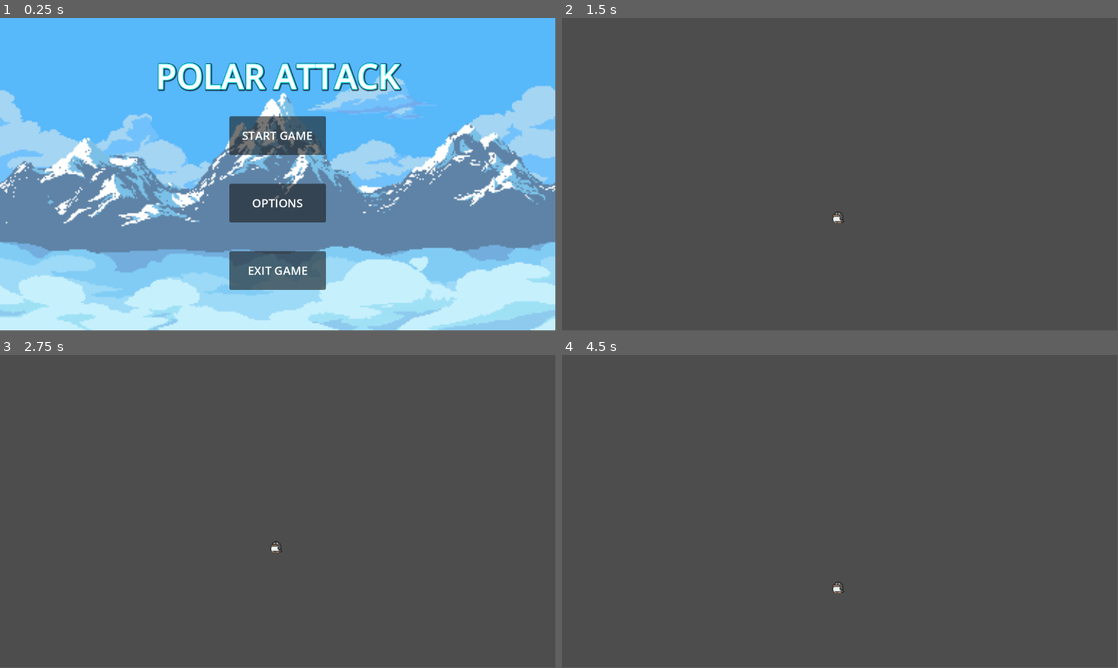
Above: before the commit, frames 1-4 (two rows, left to right).
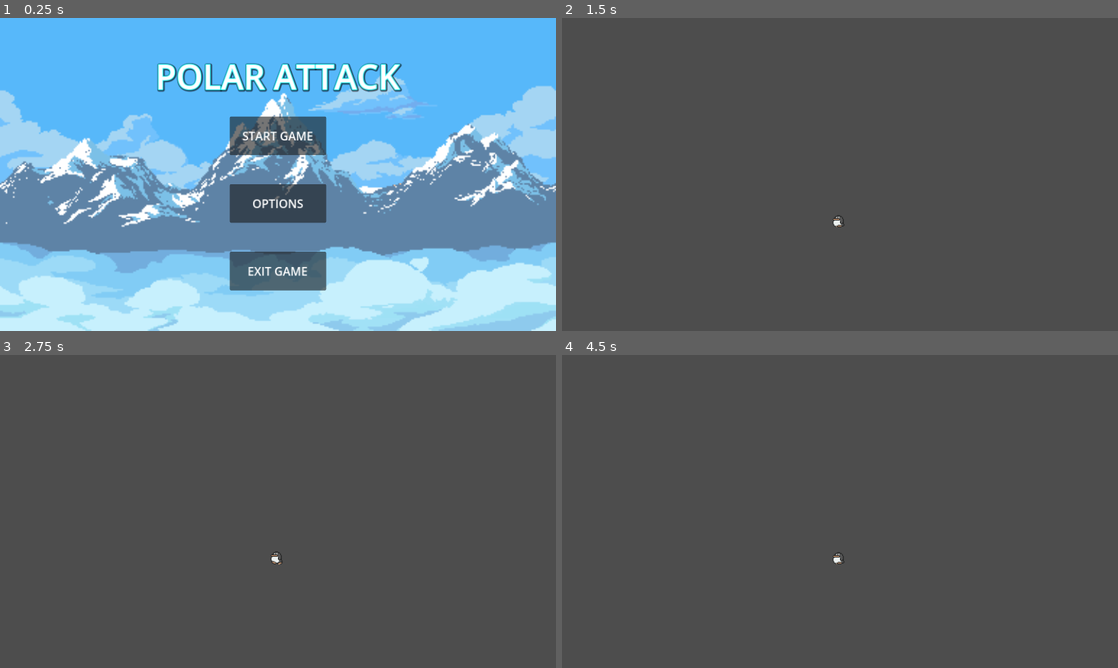
Above: after the commit, the same moments.

Repository: fossaplex/PolarAttack
Game: Godot game, scene res://Scenes/MainMenu/main_menu.tscn
Same seed, same stepped clock (60 frames per second), same inputs: the game is played once before the commit and once after it.
Inputs (mouse positions are in pixels of both pictures, inside the frame that each line leads up to):
- Up to frame 1 (0.25 s): no input
- Up to frame 2 (1.5 s): click "START GAME" at 0.5 s; tap Enter (ui_accept) at 1.25, 1.35 s; move the mouse to (962, 158) at 1.27 s; hold D (move_right, bound only after the commit) from 1.28 s (still down); click (962, 158) at 1.42 s
- Up to frame 3 (2.75 s): keep holding D (move_right, bound only after the commit); tap Enter (ui_accept) at 1.52, 1.82, 2.27, 2.3, 2.57 s; move the mouse to (166, 527) at 2.02 s; click (166, 527) at 2.1 s
- Up to frame 4 (4.5 s): move the mouse to (895, 442) at 2.77 s; release D (move_right, bound only after the commit) at 2.78 s; hold A (move_left) 2.78-3.53 s; right-click (895, 442) at 2.85 s; tap Enter (ui_accept) at 3.05, 3.6, 3.77, 4.07 s; move the mouse to (812, 574) at 3.52 s; hold D (move_right, bound only after the commit) from 3.53 s (still down); click (812, 574) at 3.67 s; move the mouse to (1006, 558) at 4.27 s; click (1006, 558) at 4.35 s
In our replay, the window is 799x449 before the commit and 800x450 after it. These sizes can differ from the game's own. Grey fills any space a smaller window leaves; there, only what the larger window draws over its background counts as a difference.

The runs differ from the first frame. In frame 1, 4.5% of the frame differs, in the area x 0-100%, y 0-100%; in frame 2, less than 0.1%; in frame 3, less than 0.1%; in frame 4, less than 0.1%.
Error after the commit: Parse Error: Function "flip_spriate()" not found in base self. (res://Scenes/Player/Player.gd:13)

Commit message:
[PA-4] player control

Diff:
--- a/Scenes/CharacterBody2D.gd
+++ /dev/null
@@ -1,28 +0,0 @@
-extends CharacterBody2D
-
-
-const SPEED = 300.0
-const JUMP_VELOCITY = -400.0
-
-# Get the gravity from the project settings to be synced with RigidBody nodes.
-var gravity = ProjectSettings.get_setting("physics/2d/default_gravity")
-
-
-func _physics_process(delta):
-	# Add the gravity.
-	if not is_on_floor():
-		velocity.y += gravity * delta
-
-	# Handle jump.
-	if Input.is_action_just_pressed("ui_accept") and is_on_floor():
-		velocity.y = JUMP_VELOCITY
-
-	# Get the input direction and handle the movement/deceleration.
-	# As good practice, you should replace UI actions with custom gameplay actions.
-	var direction = Input.get_axis("ui_left", "ui_right")
-	if direction:
-		velocity.x = direction * SPEED
-	else:
-		velocity.x = move_toward(velocity.x, 0, SPEED)
-
-	move_and_slide()
--- a/Scenes/Levels/Level.tscn
+++ b/Scenes/Levels/Level.tscn
@@ -1,19 +1,9 @@
-[gd_scene load_steps=3 format=3 uid="uid://v0wxmchyy8hw"]
+[gd_scene load_steps=2 format=3 uid="uid://v0wxmchyy8hw"]
 
-[ext_resource type="PackedScene" uid="uid://bw72hruorpjco" path="res://Scenes/Player.tscn" id="1_lqisk"]
-
-[sub_resource type="RectangleShape2D" id="RectangleShape2D_g10j0"]
-size = Vector2(503, 120)
+[ext_resource type="PackedScene" uid="uid://bw72hruorpjco" path="res://Scenes/Player/Player.tscn" id="1_siijq"]
 
 [node name="Level" type="Node2D"]
 position = Vector2(1, 0)
 
-[node name="PlayerObject" parent="." instance=ExtResource("1_lqisk")]
+[node name="PlayerObject" parent="." instance=ExtResource("1_siijq")]
 position = Vector2(572, 433)
-
-[node name="TempPlatform" type="StaticBody2D" parent="."]
-position = Vector2(582, 559)
-
-[node name="TempPlatformCollision" type="CollisionShape2D" parent="TempPlatform"]
-position = Vector2(-8, -1)
-shape = SubResource("RectangleShape2D_g10j0")
--- a/Scenes/Player.tscn
+++ /dev/null
@@ -1,24 +0,0 @@
-[gd_scene load_steps=4 format=3 uid="uid://bw72hruorpjco"]
-
-[ext_resource type="Texture2D" uid="uid://j72r5deby7vj" path="res://Graphics/Spritesheets/Idle.png" id="1_07e6w"]
-[ext_resource type="Script" path="res://Scenes/CharacterBody2D.gd" id="2_qdmw5"]
-
-[sub_resource type="CapsuleShape2D" id="CapsuleShape2D_f2yw6"]
-radius = 9.0
-height = 22.0
-
-[node name="Player2D" type="Node2D"]
-position = Vector2(1, 6)
-
-[node name="CharacterBody2D" type="CharacterBody2D" parent="."]
-position = Vector2(0, 0.5)
-scale = Vector2(1.51, 1.534)
-script = ExtResource("2_qdmw5")
-
-[node name="Sprite2D" type="Sprite2D" parent="CharacterBody2D"]
-texture = ExtResource("1_07e6w")
-hframes = 2
-
-[node name="PlayerHitbox" type="CollisionShape2D" parent="CharacterBody2D"]
-position = Vector2(0, -8)
-shape = SubResource("CapsuleShape2D_f2yw6")
--- /dev/null
+++ b/Scenes/Player/Player.gd
@@ -0,0 +1,25 @@
+extends CharacterBody2D
+
+@export var SPEED = 300.0
+
+@onready var ap = $AnimationPlayer
+@onready var sprite = $Sprite2D
+
+func _process(delta):
+	var direction = Input.get_vector("move_left", "move_right", "move_up", "move_down")
+	velocity = direction * SPEED
+
+	var horizontal_direction = Input.get_axis("move_left", "move_right")
+	flip_spriate(horizontal_direction)
+
+	move_and_slide()
+	update_animation(direction)
+
+func flip_sprite(horizontal_direction: float):
+		if horizontal_direction != 0: sprite.flip_h = horizontal_direction == 1
+
+func update_animation(direction: Vector2):
+	if direction == Vector2.ZERO:
+		ap.play("idle")
+	else:
+		ap.play("walk")
--- /dev/null
+++ b/Scenes/Player/Player.tscn
@@ -0,0 +1,216 @@
+[gd_scene load_steps=10 format=3 uid="uid://bw72hruorpjco"]
+
+[ext_resource type="Script" path="res://Scenes/Player/Player.gd" id="1_ty1sm"]
+[ext_resource type="Texture2D" uid="uid://j72r5deby7vj" path="res://Graphics/Spritesheets/Idle.png" id="2_4qb6i"]
+[ext_resource type="Texture2D" uid="uid://43lfb3lyefnb" path="res://Graphics/Spritesheets/Walk.png" id="3_4y3tl"]
+
+[sub_resource type="RectangleShape2D" id="RectangleShape2D_slhe2"]
+size = Vector2(503, 120)
+
+[sub_resource type="CapsuleShape2D" id="CapsuleShape2D_f2yw6"]
+radius = 5.26293
+height = 11.049
+
+[sub_resource type="Animation" id="Animation_2cppf"]
+resource_name = "idle"
+length = 0.5
+loop_mode = 1
+tracks/0/type = "value"
+tracks/0/imported = false
+tracks/0/enabled = true
+tracks/0/path = NodePath("Sprite2D:texture")
+tracks/0/interp = 1
+tracks/0/loop_wrap = true
+tracks/0/keys = {
+"times": PackedFloat32Array(0),
+"transitions": PackedFloat32Array(1),
+"update": 1,
+"values": [ExtResource("2_4qb6i")]
+}
+tracks/1/type = "value"
+tracks/1/imported = false
+tracks/1/enabled = true
+tracks/1/path = NodePath("Sprite2D:hframes")
+tracks/1/interp = 1
+tracks/1/loop_wrap = true
+tracks/1/keys = {
+"times": PackedFloat32Array(0),
+"transitions": PackedFloat32Array(1),
+"update": 1,
+"values": [2]
+}
+tracks/2/type = "value"
+tracks/2/imported = false
+tracks/2/enabled = true
+tracks/2/path = NodePath("Sprite2D:vframes")
+tracks/2/interp = 1
+tracks/2/loop_wrap = true
+tracks/2/keys = {
+"times": PackedFloat32Array(0),
+"transitions": PackedFloat32Array(1),
+"update": 1,
+"values": [1]
+}
+tracks/3/type = "value"
+tracks/3/imported = false
+tracks/3/enabled = true
+tracks/3/path = NodePath("Sprite2D:frame")
+tracks/3/interp = 1
+tracks/3/loop_wrap = true
+tracks/3/keys = {
+"times": PackedFloat32Array(0, 0.25),
+"transitions": PackedFloat32Array(1, 1),
+"update": 1,
+"values": [0, 1]
+}
+
+[sub_resource type="Animation" id="Animation_hdlye"]
+length = 0.001
+tracks/0/type = "value"
+tracks/0/imported = false
+tracks/0/enabled = true
+tracks/0/path = NodePath("Sprite2D:texture")
+tracks/0/interp = 1
+tracks/0/loop_wrap = true
+tracks/0/keys = {
+"times": PackedFloat32Array(0),
+"transitions": PackedFloat32Array(1),
+"update": 1,
+"values": [ExtResource("2_4qb6i")]
+}
+tracks/1/type = "value"
+tracks/1/imported = false
+tracks/1/enabled = true
+tracks/1/path = NodePath("Sprite2D:vframes")
+tracks/1/interp = 1
+tracks/1/loop_wrap = true
+tracks/1/keys = {
+"times": PackedFloat32Array(0),
+"transitions": PackedFloat32Array(1),
+"update": 1,
+"values": [1]
+}
+tracks/2/type = "value"
+tracks/2/imported = false
+tracks/2/enabled = true
+tracks/2/path = NodePath("Sprite2D:hframes")
+tracks/2/interp = 1
+tracks/2/loop_wrap = true
+tracks/2/keys = {
+"times": PackedFloat32Array(0),
+"transitions": PackedFloat32Array(1),
+"update": 1,
+"values": [2]
+}
+tracks/3/type = "value"
+tracks/3/imported = false
+tracks/3/enabled = true
+tracks/3/path = NodePath("Sprite2D:frame")
+tracks/3/interp = 1
+tracks/3/loop_wrap = true
+tracks/3/keys = {
+"times": PackedFloat32Array(0),
+"transitions": PackedFloat32Array(1),
+"update": 1,
+"values": [0]
+}
+tracks/4/type = "value"
+tracks/4/imported = false
+tracks/4/enabled = true
+tracks/4/path = NodePath("Sprite2D:frame_coords")
+tracks/4/interp = 1
+tracks/4/loop_wrap = true
+tracks/4/keys = {
+"times": PackedFloat32Array(0),
+"transitions": PackedFloat32Array(1),
+"update": 1,
+"values": [Vector2i(0, 0)]
+}
+
+[sub_resource type="Animation" id="Animation_e4kqs"]
+resource_name = "walk"
+length = 0.6
+loop_mode = 1
+tracks/0/type = "value"
+tracks/0/imported = false
+tracks/0/enabled = true
+tracks/0/path = NodePath("Sprite2D:texture")
+tracks/0/interp = 1
+tracks/0/loop_wrap = true
+tracks/0/keys = {
+"times": PackedFloat32Array(0),
+"transitions": PackedFloat32Array(1),
+"update": 1,
+"values": [ExtResource("3_4y3tl")]
+}
+tracks/1/type = "value"
+tracks/1/imported = false
+tracks/1/enabled = true
+tracks/1/path = NodePath("Sprite2D:hframes")
+tracks/1/interp = 1
+tracks/1/loop_wrap = true
+tracks/1/keys = {
+"times": PackedFloat32Array(0),
+"transitions": PackedFloat32Array(1),
+"update": 1,
+"values": [6]
+}
+tracks/2/type = "value"
+tracks/2/imported = false
+tracks/2/enabled = true
+tracks/2/path = NodePath("Sprite2D:vframes")
+tracks/2/interp = 1
+tracks/2/loop_wrap = true
+tracks/2/keys = {
+"times": PackedFloat32Array(0),
+"transitions": PackedFloat32Array(1),
+"update": 1,
+"values": [1]
+}
+tracks/3/type = "value"
+tracks/3/imported = false
+tracks/3/enabled = true
+tracks/3/path = NodePath("Sprite2D:frame_coords")
+tracks/3/interp = 1
+tracks/3/loop_wrap = true
+tracks/3/keys = {
+"times": PackedFloat32Array(0, 0.1, 0.2, 0.3, 0.4, 0.5),
+"transitions": PackedFloat32Array(1, 1, 1, 1, 1, 1),
+"update": 1,
+"values": [Vector2i(0, 0), Vector2i(1, 0), Vector2i(2, 0), Vector2i(3, 0), Vector2i(4, 0), Vector2i(5, 0)]
+}
+
+[sub_resource type="AnimationLibrary" id="AnimationLibrary_v8k8q"]
+_data = {
+"RESET": SubResource("Animation_hdlye"),
+"idle": SubResource("Animation_2cppf"),
+"walk": SubResource("Animation_e4kqs")
+}
+
+[node name="CharacterBody2D" type="CharacterBody2D"]
+position = Vector2(0, 0.5)
+scale = Vector2(1.51, 1.534)
+script = ExtResource("1_ty1sm")
+SPEED = null
+
+[node name="Sprite2D" type="Sprite2D" parent="."]
+texture = ExtResource("2_4qb6i")
+hframes = 2
+
+[node name="TempPlatform" type="StaticBody2D" parent="Sprite2D"]
+position = Vector2(582, 559)
+
+[node name="TempPlatformCollision" type="CollisionShape2D" parent="Sprite2D/TempPlatform"]
+position = Vector2(-8, -1)
+shape = SubResource("RectangleShape2D_slhe2")
+
+[node name="PlayerHitbox" type="CollisionShape2D" parent="."]
+position = Vector2(0, -6.19296)
+scale = Vector2(1.51, 1.534)
+shape = SubResource("CapsuleShape2D_f2yw6")
+
+[node name="AnimationPlayer" type="AnimationPlayer" parent="."]
+libraries = {
+"": SubResource("AnimationLibrary_v8k8q")
+}
+autoplay = "walk"
--- a/project.godot
+++ b/project.godot
@@ -14,6 +14,10 @@
 run/main_scene="res://Scenes/MainMenu/main_menu.tscn"
 config/features=PackedStringArray("4.2", "Forward Plus")
 
+[display]
+
+window/stretch/mode="canvas_items"
+
 [input]
 
 move_left={
@@ -23,7 +27,7 @@
 }
 move_right={
 "deadzone": 0.5,
-"events": [Object(InputEventKey,"resource_local_to_scene":false,"resource_name":"","device":-1,"window_id":0,"alt_pressed":false,"shift_pressed":false,"ctrl_pressed":false,"meta_pressed":false,"pressed":false,"keycode":0,"physical_keycode":82,"key_label":0,"unicode":114,"echo":false,"script":null)
+"events": [Object(InputEventKey,"resource_local_to_scene":false,"resource_name":"","device":-1,"window_id":0,"alt_pressed":false,"shift_pressed":false,"ctrl_pressed":false,"meta_pressed":false,"pressed":false,"keycode":0,"physical_keycode":68,"key_label":0,"unicode":100,"echo":false,"script":null)
 ]
 }
 move_up={
